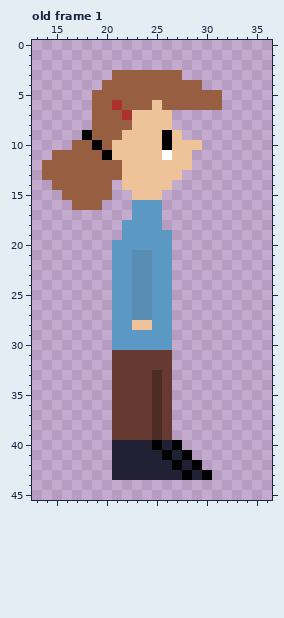
A pixel-art file gets an edit: concepts/alicia_adulta.aseprite. That is the earlier state.
48x48 pixels, 1 frame. Shown: old frame 1: x 13..36, y 0..45. The commit also changed other frames, which this record leaves out.
Once edited:
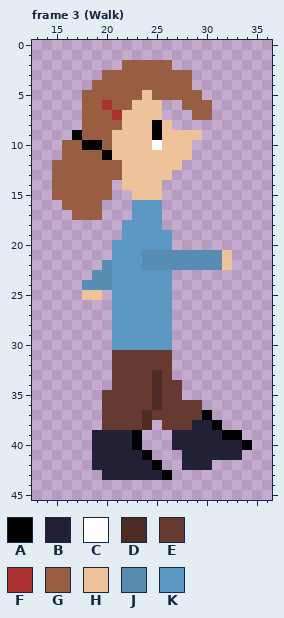
Palette (. is transparent): A #000000  B #222034  C #ffffff  D #4d2c26  E #663931  F #ac3232  G #975e42  H #eec39a  J #588db3  K #5b98c3
A new or re-ordered frame is compared with the old frame closest to it.
Difference:
frames 1 -> 5
layer "Legs" added
layer "Torso" added
layer "Arms" added
layer "Head" added
layer "Layer 1" removed
--- frame 3 (Walk) is new; against old frame 1
@@ x 13..36 @@
  1 ........................
- 2 ........................
- 3 ........GGGGGGG.........
- 4 .......GGGGGGGGGG.......
- 5 ......GGGGGGGGGGGGG.....
- 6 ......GGFGGGHGGGGGG.....
- 7 ......GGGFHHHH..........
- 8 ......GGGGHHHH..........
- 9 .....AGGGHHHHAH.........
-10 ....GGAGHHHHHAHHH.......
-11 ..GGGGGAHHHHHCHH........
-12 .GGGGGGGGHHHHHHH........
-13 .GGGGGGGGHHHHHH.........
-14 ..GGGGGG.HHHHH..........
-15 ...GGGGG..HHH...........
-16 ....GGG...KKK...........
-17 ..........KKK...........
+ 2 .........GGGGG..........
+ 3 .......GGGGGGGGG........
+ 4 ......GGGGGGGGGG........
+ 5 .....GGGGGGHGGGGG.......
+ 6 .....GGFGGHHH..GGG......
+ 7 .....GGGFHHHH...GG......
+ 8 .....GGGGHHHAH..........
+ 9 ....AGGGHHHHAHHHH.......
+10 ...GGAAGHHHHCHHH........
+11 ...GGGGAHHHHHHHH........
+12 ..GGGGGGGHHHHHH.........
+13 ..GGGGGGGHHHHH..........
+14 ..GGGGGG.HHHH...........
+15 ..GGGGGG..HHH...........
+16 ...GGGG...KKK...........
+17 ....GGG...KKK...........
 18 .........KKKK...........
@@ x 13..36 @@
 20 ........KKKKKK..........
-21 ........KKJJKK..........
-22 ........KKJJKK..........
-23 ........KKJJKK..........
-24 ........KKJJKK..........
-25 ........KKJJKK..........
-26 ........KKJJKK..........
-27 ........KKJJKK..........
-28 ........KKHHKK..........
+21 ........KKKJJJJJJJJH....
+22 .......JKKKJJJJJJJJH....
+23 ......JJKKKKKK..........
+24 .....JJJKKKKKK..........
+25 .....HH.KKKKKK..........
+26 ........KKKKKK..........
+27 ........KKKKKK..........
+28 ........KKKKKK..........
 29 ........KKKKKK..........
@@ x 13..36 @@
 33 ........EEEEDE..........
-34 ........EEEEDE..........
-35 ........EEEEDE..........
-36 ........EEEEDE..........
-37 ........EEEEDE..........
-38 ........EEEEDE..........
-39 ........EEEEDE..........
-40 ........BBBBABA.........
-41 ........BBBBBABA........
-42 ........BBBBBBABA.......
-43 ........BBBBBBBABA......
+34 ........EEEEDEE.........
+35 .......EEEEEDEE.........
+36 .......EEEEEDEEEE.......
+37 .......EEEEDEEEEEA......
+38 .......EEEED.EEEBBA.....
+39 ......BBBBA...BBBBBAA...
+40 ......BBBBA...BBBBBBBA..
+41 ......BBBBBA...BBBBBB...
+42 ......BBBBBBA..BBB......
+43 .......BBBBBBA..........
 44 ........................
Pixel boxes of the changes (left, top, right, bottom) in both pictures:
changed: (42, 60, 222, 220)
changed: (82, 250, 232, 330)
changed: (92, 380, 252, 480)
